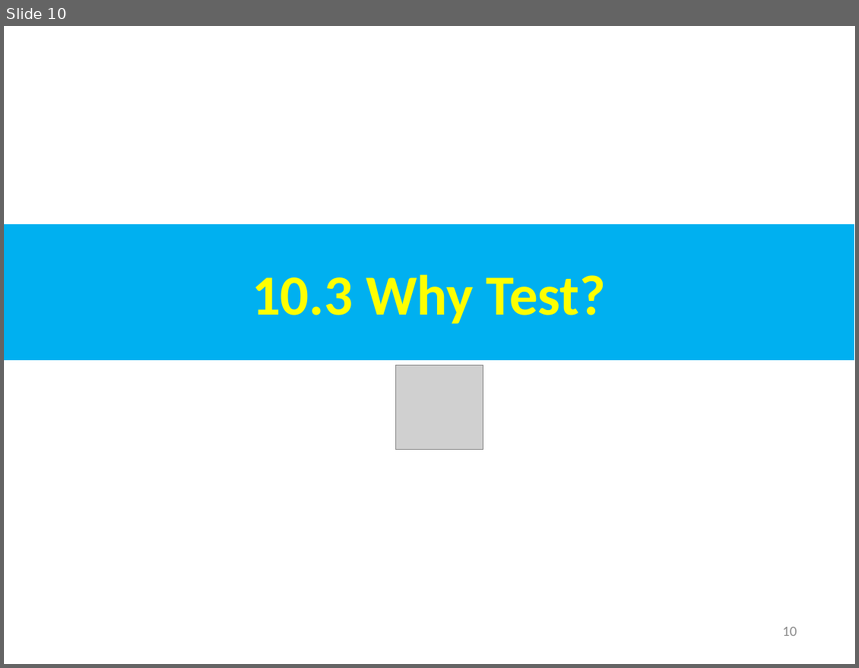
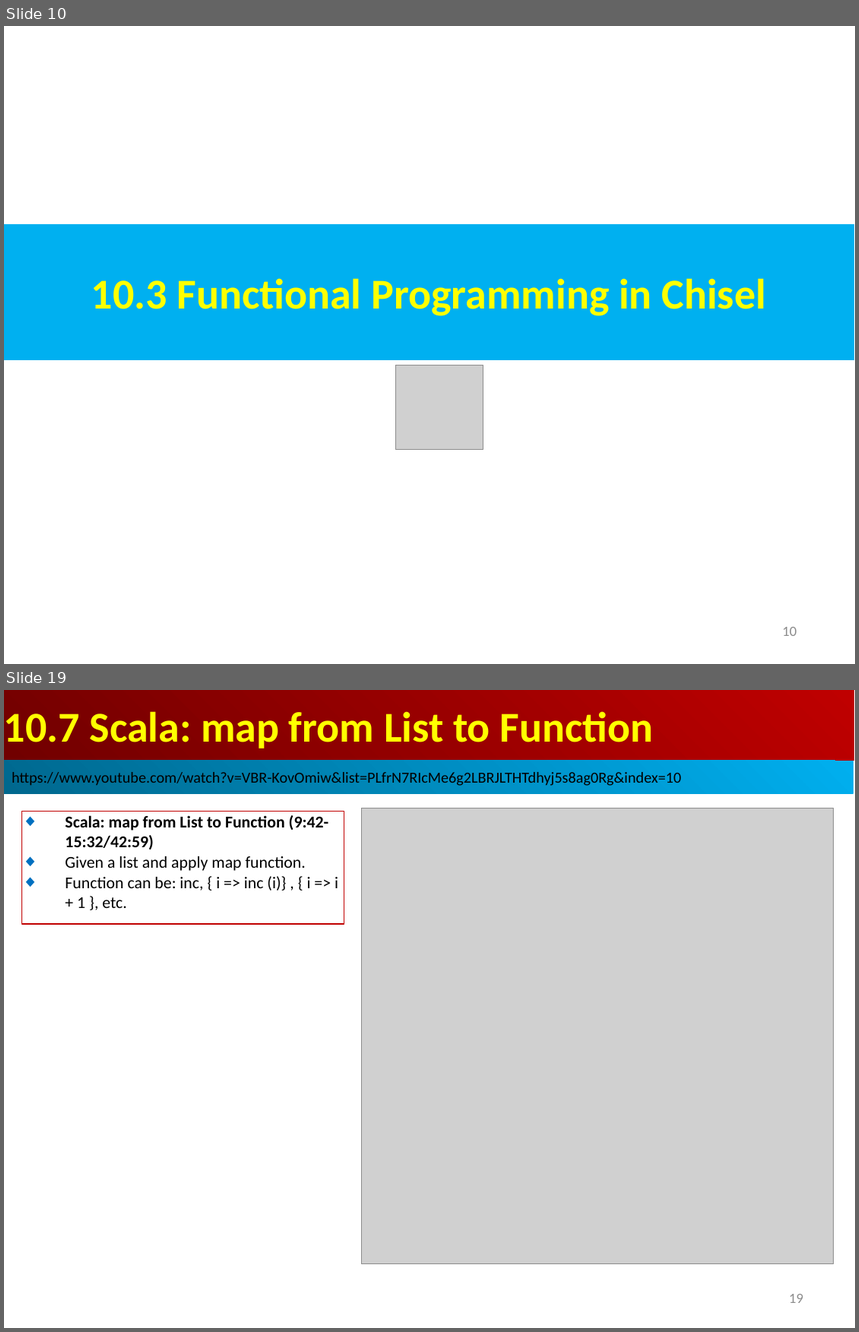
Before and after one commit to peterhchen/AIU_CS800_Chisel, a slide deck: 500_UCSC_HWD/010_IntroFP/000_Video/010.IntroFP.ppt. Shown one above the other, each under a label of ours: slide 10 before the commit, slides 10 and 19 after it; the slides between them are not shown. The pictures are 859x668 and 859x1332 pixels, drawn with LibreOffice and Linux fonts; fonts in the diff are those of the drawing; grey boxes stand for pictures. Boxes give left, top, right and bottom in pixels: in the first picture for what was removed or moved away, otherwise in the second. Text is boxed around its words. In the diff, an @@ line names an element or a change of style, - is before the commit and + after.

```diff
--- a/500_UCSC_HWD/010_IntroFP/000_Video/010.IntroFP.ppt
+++ b/500_UCSC_HWD/010_IntroFP/000_Video/010.IntroFP.ppt
@@ slide 19 added at [4,690,855,1328], background #FFFFFF @@
@@ rectangle added at [4,690,854,761], fill gradient #BF0000 to #710000, 36 pt, text #FFFF00, bold @@
+10.7 Scala: map from List to Function
@@ rectangle added at [4,761,854,794], fill gradient #00AFEF to #00688E, 13 pt, text #000000 @@
+https://www.youtube.com/watch?v=VBR-KovOmiw&list=PLfrN7RIcMe6g2LBRJLTHTdhyj5s8ag0Rg&index=10
@@ rectangle added at [22,811,344,924], outline #C00000 0.74 pt, 14 pt, text #000000 @@
+◆ Scala: map from List to Function (9:42-15:32/42:59)
+◆ Given a list and apply map function.
+◆ Function can be: inc, { i => inc (i)} , { i => i + 1 }, etc.
@@ picture added at [361,809,834,1265] @@
@@ page number added at [789,1294,804,1303], 12 pt, text #8B8B8B @@
+19
@@ slide 10 changed as well @@
@@ text in rectangle at [91,278,767,316]: text changed; size 48 to 36 pt @@
-10.3 Why Test?
+10.3 Functional Programming in Chisel
```
Also in this commit, not shown: 6 other slides changed, 20 other slides added, 1 slide removed.
